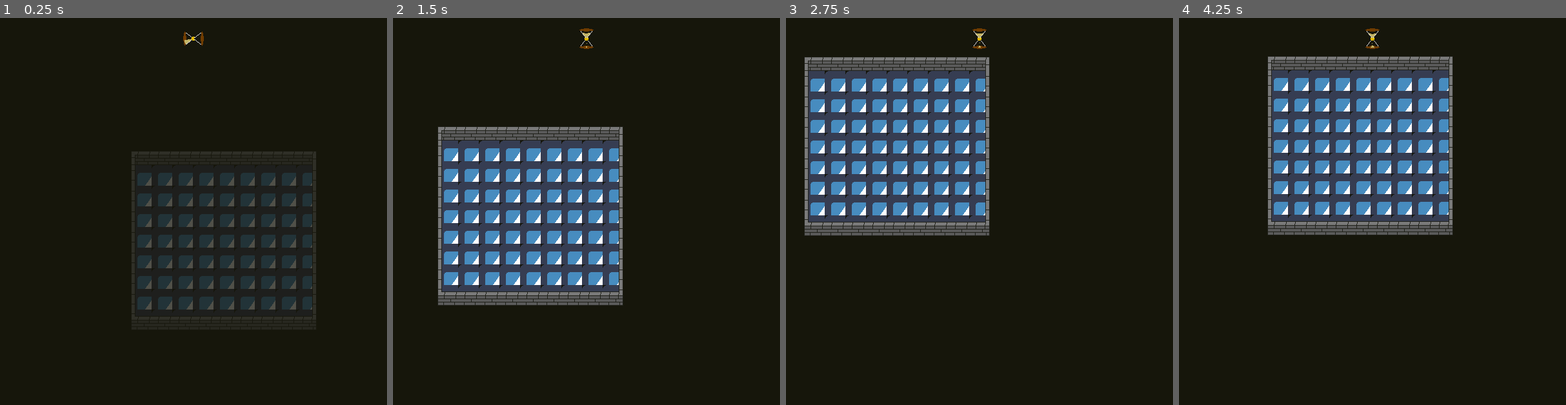
Above: before the commit, frames 1-4 (left to right).
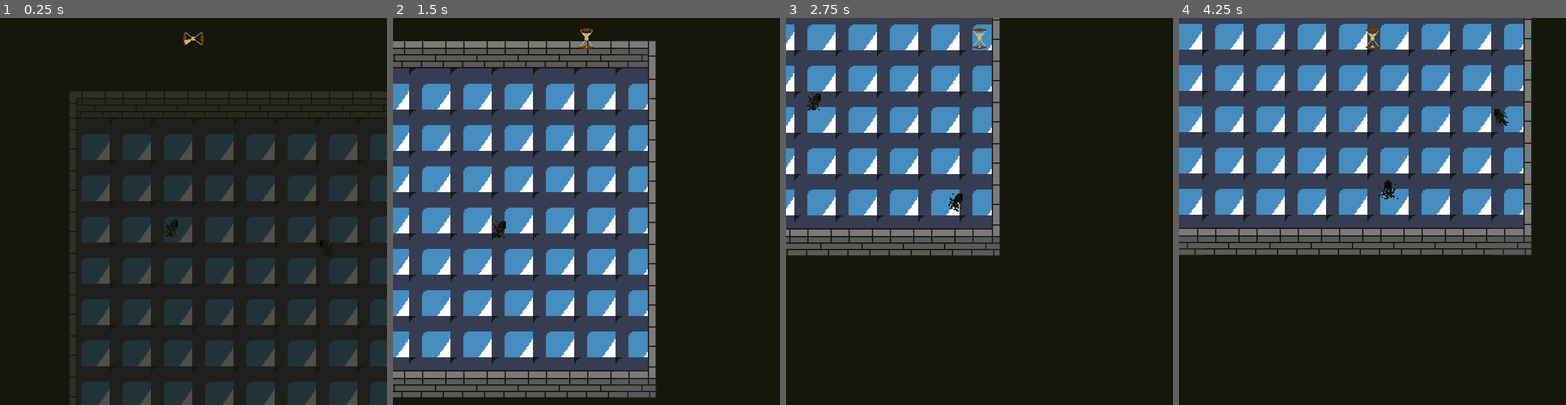
Above: after the commit, the same moments.

Repository: the-alex-g/LD51
Game: Godot game, scene res://Main/Main.tscn
Same seed, same stepped clock (60 frames per second), same inputs: the game is played once before the commit and once after it. The engine's default icon, where the game draws it, is replaced by a stand-in: a white triangle on a blue panel in a dark square.
Inputs (mouse positions are in pixels of both pictures, inside the frame that each line leads up to):
- Up to frame 1 (0.25 s): no input
- Up to frame 2 (1.5 s): move the mouse to (671, 192) at 0.52 s; hold D (right) 0.53-1.28 s; right-click (671, 192) at 0.6 s; move the mouse to (509, 230) at 1.27 s; hold S (down) from 1.28 s (still down); tap Space (primary_attack) at 1.35 s
- Up to frame 3 (2.75 s): move the mouse to (1018, 126) at 2.02 s; release S (down) at 2.03 s; hold D (right) from 2.03 s (still down); click (1018, 126) at 2.1 s
- Up to frame 4 (4.25 s): move the mouse to (1353, 288) at 2.77 s; release D (right) at 2.78 s; hold W (up) 2.78-3.53 s; right-click (1353, 288) at 2.85 s; move the mouse to (1488, 269) at 3.52 s; hold A (left) from 3.53 s (still down); tap Space (primary_attack) at 3.6 s

The runs differ from the first frame. In frame 1, 28% of the frame differs, in the area x 18-100%, y 19-100%; in frame 2, 51%, in the area x 0-68%, y 6-98%; in frame 3, 24%; in frame 4, 45%.

Commit message:
Add styles and enemy art

Diff:
--- a/project/Enemies/Enemy.gd
+++ b/project/Enemies/Enemy.gd
@@ -11,6 +11,7 @@
 export var health := 6
 
 onready var _knockback_timer = $KnockbackTimer as Timer
+onready var _sprite = $AnimatedSprite as AnimatedSprite
 
 
 func _physics_process(delta:float)->void:
@@ -18,12 +19,20 @@
 		return
 
 	if _can_see_target():
-		look_at(target.global_position)
+		var angle = get_angle_to(target.position)
 
-		var movement_direction := Vector2.RIGHT.rotated(rotation) * (-1 if _move_in_reverse else 1)
+		var movement_direction := Vector2.RIGHT.rotated(angle) * (-1 if _move_in_reverse else 1)
 
 		# warning-ignore:return_value_discarded
 		move_and_collide(movement_direction * speed * delta)
+
+		if abs(movement_direction.x) > abs(movement_direction.y):
+			_sprite.play("Horizontal")
+			_sprite.flip_h = movement_direction.x < 0
+		elif movement_direction.y < 0:
+			_sprite.play("Up")
+		else:
+			_sprite.play("Down")
 
 
 func _can_see_target()->bool:
--- a/project/Enemies/Enemy.tscn
+++ b/project/Enemies/Enemy.tscn
@@ -1,11 +1,67 @@
-[gd_scene load_steps=4 format=2]
+[gd_scene load_steps=15 format=2]
 
 [ext_resource path="res://Enemies/Enemy.gd" type="Script" id=1]
+[ext_resource path="res://Enemies/Shadow.png" type="Texture" id=2]
 
 [sub_resource type="CircleShape2D" id=1]
+radius = 8.0
 
 [sub_resource type="CircleShape2D" id=2]
 radius = 20.0
+
+[sub_resource type="AtlasTexture" id=3]
+atlas = ExtResource( 2 )
+region = Rect2( 0, 16, 16, 16 )
+
+[sub_resource type="AtlasTexture" id=4]
+atlas = ExtResource( 2 )
+region = Rect2( 16, 16, 16, 16 )
+
+[sub_resource type="AtlasTexture" id=5]
+atlas = ExtResource( 2 )
+region = Rect2( 32, 16, 16, 16 )
+
+[sub_resource type="AtlasTexture" id=6]
+atlas = ExtResource( 2 )
+region = Rect2( 0, 0, 16, 16 )
+
+[sub_resource type="AtlasTexture" id=7]
+atlas = ExtResource( 2 )
+region = Rect2( 16, 0, 16, 16 )
+
+[sub_resource type="AtlasTexture" id=8]
+atlas = ExtResource( 2 )
+region = Rect2( 32, 0, 16, 16 )
+
+[sub_resource type="AtlasTexture" id=9]
+atlas = ExtResource( 2 )
+region = Rect2( 0, 32, 16, 16 )
+
+[sub_resource type="AtlasTexture" id=10]
+atlas = ExtResource( 2 )
+region = Rect2( 16, 32, 16, 16 )
+
+[sub_resource type="AtlasTexture" id=11]
+atlas = ExtResource( 2 )
+region = Rect2( 32, 32, 16, 16 )
+
+[sub_resource type="SpriteFrames" id=12]
+animations = [ {
+"frames": [ SubResource( 3 ), SubResource( 4 ), SubResource( 5 ) ],
+"loop": true,
+"name": "Down",
+"speed": 5.0
+}, {
+"frames": [ SubResource( 6 ), SubResource( 7 ), SubResource( 8 ) ],
+"loop": true,
+"name": "Horizontal",
+"speed": 5.0
+}, {
+"frames": [ SubResource( 9 ), SubResource( 10 ), SubResource( 11 ) ],
+"loop": true,
+"name": "Up",
+"speed": 5.0
+} ]
 
 [node name="Enemy" type="KinematicBody2D"]
 script = ExtResource( 1 )
@@ -22,6 +78,10 @@
 wait_time = 0.5
 one_shot = true
 
+[node name="AnimatedSprite" type="AnimatedSprite" parent="."]
+frames = SubResource( 12 )
+animation = "Horizontal"
+
 [connection signal="body_entered" from="SlowZone" to="." method="_on_SlowZone_body_entered"]
 [connection signal="body_exited" from="SlowZone" to="." method="_on_SlowZone_body_exited"]
 [connection signal="timeout" from="KnockbackTimer" to="." method="_on_KnockbackTimer_timeout"]
--- a/project/Main/HUD.gd
+++ b/project/Main/HUD.gd
@@ -14,3 +14,13 @@
 		_animation_player.play("Victory")
 	else:
 		_animation_player.play("Defeat")
+
+
+func _on_PlayAgain_pressed()->void:
+	# warning-ignore:return_value_discarded
+	get_tree().change_scene("res://Main/Main.tscn")
+
+
+func _on_MainMenu_pressed()->void:
+	# warning-ignore:return_value_discarded
+	get_tree().change_scene("res://Main/Main.tscn")
--- a/project/Main/HUD.tscn
+++ b/project/Main/HUD.tscn
@@ -1,8 +1,9 @@
-[gd_scene load_steps=49 format=2]
+[gd_scene load_steps=50 format=2]
 
 [ext_resource path="res://Main/Hourglass.png" type="Texture" id=1]
 [ext_resource path="res://Main/HUD.gd" type="Script" id=2]
 [ext_resource path="res://Main/Decoration.png" type="Texture" id=3]
+[ext_resource path="res://Resources/theme.tres" type="Theme" id=4]
 
 [sub_resource type="AtlasTexture" id=1]
 atlas = ExtResource( 1 )
@@ -308,7 +309,7 @@
 position = Vector2( 300, 32 )
 frames = SubResource( 41 )
 animation = "Default"
-frame = 39
+frame = 15
 playing = true
 
 [node name="AnimationPlayer" type="AnimationPlayer" parent="."]
@@ -326,6 +327,7 @@
 margin_top = -20.0
 margin_right = 187.0
 margin_bottom = 20.0
+theme = ExtResource( 4 )
 texture = SubResource( 42 )
 
 [node name="Panel" type="Panel" parent="TextureRect"]
@@ -333,9 +335,9 @@
 anchor_top = 0.5
 anchor_right = 0.5
 anchor_bottom = 0.5
-margin_left = -150.0
+margin_left = -200.0
 margin_top = -80.0
-margin_right = 150.0
+margin_right = 200.0
 margin_bottom = 80.0
 
 [node name="VBoxContainer" type="VBoxContainer" parent="TextureRect/Panel"]
@@ -352,8 +354,8 @@
 alignment = 1
 
 [node name="Label" type="Label" parent="TextureRect/Panel/VBoxContainer"]
-margin_right = 282.0
-margin_bottom = 48.0
+margin_right = 382.0
+margin_bottom = 66.0
 grow_horizontal = 2
 text = "Victory!
 You have escaped the grasping shadows and
@@ -361,15 +363,18 @@
 align = 1
 
 [node name="PlayAgain" type="Button" parent="TextureRect/Panel/VBoxContainer"]
-margin_top = 52.0
-margin_right = 282.0
-margin_bottom = 72.0
+margin_top = 70.0
+margin_right = 382.0
+margin_bottom = 100.0
 grow_horizontal = 2
 text = "Play Again"
 
 [node name="MainMenu" type="Button" parent="TextureRect/Panel/VBoxContainer"]
-margin_top = 76.0
-margin_right = 282.0
-margin_bottom = 96.0
+margin_top = 104.0
+margin_right = 382.0
+margin_bottom = 134.0
 grow_horizontal = 2
 text = "Return to the Main Menu"
+
+[connection signal="pressed" from="TextureRect/Panel/VBoxContainer/PlayAgain" to="." method="_on_PlayAgain_pressed"]
+[connection signal="pressed" from="TextureRect/Panel/VBoxContainer/MainMenu" to="." method="_on_MainMenu_pressed"]
--- /dev/null
+++ b/project/Menu/MainMenu.tscn
@@ -0,0 +1,5 @@
+[gd_scene format=2]
+
+[node name="MainMenu" type="Control"]
+anchor_right = 1.0
+anchor_bottom = 1.0
--- a/project/Player/Player.tscn
+++ b/project/Player/Player.tscn
@@ -28,5 +28,6 @@
 
 [node name="Camera2D" type="Camera2D" parent="."]
 current = true
+zoom = Vector2( 0.5, 0.5 )
 
 [connection signal="timeout" from="CooldownTimer" to="." method="_on_CooldownTimer_timeout"]
--- /dev/null
+++ b/project/Resources/font.tres
@@ -0,0 +1,9 @@
+[gd_resource type="DynamicFont" load_steps=2 format=2]
+
+[ext_resource path="res://Resources/JosefinSlab-Light.ttf" type="DynamicFontData" id=1]
+
+[resource]
+size = 20
+outline_size = 1
+outline_color = Color( 0.0862745, 0.0862745, 0.0431373, 1 )
+font_data = ExtResource( 1 )
--- /dev/null
+++ b/project/Resources/normal_stylebox.tres
@@ -0,0 +1,10 @@
+[gd_resource type="StyleBoxFlat" format=2]
+
+[resource]
+bg_color = Color( 0.0862745, 0.0862745, 0.0431373, 1 )
+border_width_left = 5
+border_width_top = 5
+border_width_right = 5
+border_width_bottom = 5
+border_color = Color( 0, 0, 0, 1 )
+border_blend = true
--- /dev/null
+++ b/project/Resources/theme.tres
@@ -0,0 +1,16 @@
+[gd_resource type="Theme" load_steps=3 format=2]
+
+[ext_resource path="res://Resources/font.tres" type="DynamicFont" id=1]
+[ext_resource path="res://Resources/normal_stylebox.tres" type="StyleBox" id=2]
+
+[resource]
+default_font = ExtResource( 1 )
+Button/colors/font_color = Color( 1, 0.921569, 0.32549, 1 )
+Button/colors/font_color_focus = Color( 1, 0.921569, 0.32549, 1 )
+Button/colors/font_color_hover = Color( 1, 0.972549, 0.780392, 1 )
+Button/colors/font_color_pressed = Color( 1, 0.615686, 0, 1 )
+Button/styles/hover = ExtResource( 2 )
+Button/styles/normal = ExtResource( 2 )
+Button/styles/pressed = ExtResource( 2 )
+Label/colors/font_color = Color( 1, 0.921569, 0.32549, 1 )
+Panel/styles/panel = ExtResource( 2 )
Binary file added: project/Enemies/Shadow.png
Not shown, added: project/Enemies/Shadow.png.import
Binary file changed: project/Main/Decoration.png
Binary file added: project/Resources/JosefinSlab-Light.ttf
Binary file changed: project/Scenery/Walls.png
Not shown, added: font_license/OFL.txt
Not shown, added: font_license/README.txt
Not shown, changed: piskel_files/Decoration.piskel
Not shown, added: piskel_files/Shadow.piskel
Not shown, changed: piskel_files/Walls.piskel
